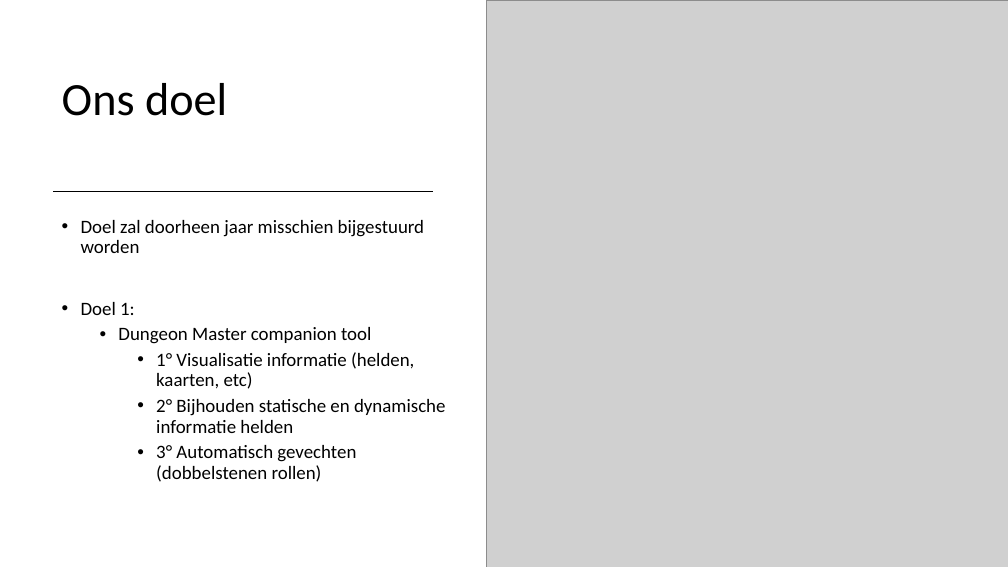
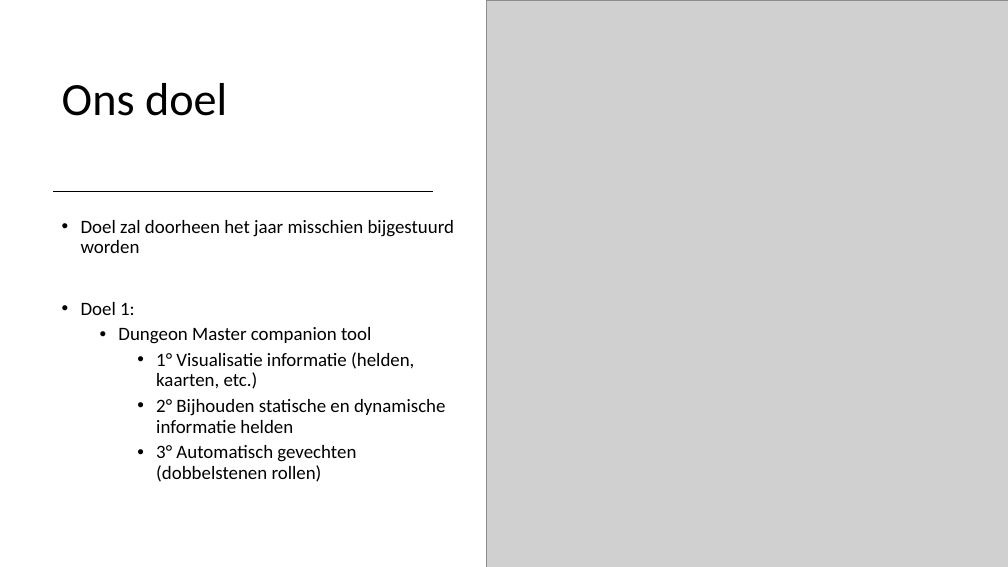
Before and after one commit to AP-IT-GH/HeroopQuest, a slide deck: slide 3 of slides/les1_heroopquest.pptx. Drawn at 1008x567 pixels with LibreOffice and Linux fonts; fonts in the diff are those of the drawing; grey boxes stand for pictures. Boxes give left, top, right and bottom in pixels: in the first picture for what was removed or moved away, otherwise in the second. Text is boxed around its words. In the diff, an @@ line names an element or a change of style, - is before the commit and + after.

```diff
--- a/slides/les1_heroopquest.pptx
+++ b/slides/les1_heroopquest.pptx
@@ text at bbox=[81, 220, 454, 253]: text changed @@
-• Doel zal doorheen jaar misschien bijgestuurd worden
+• Doel zal doorheen het jaar misschien bijgestuurd worden
@@ text at bbox=[156, 352, 414, 389]: text changed @@
-    • 1° Visualisatie informatie (helden, kaarten, etc)
+    • 1° Visualisatie informatie (helden, kaarten, etc.)
```
Also in this commit, not shown: 2 other slides changed, 10 other files.
